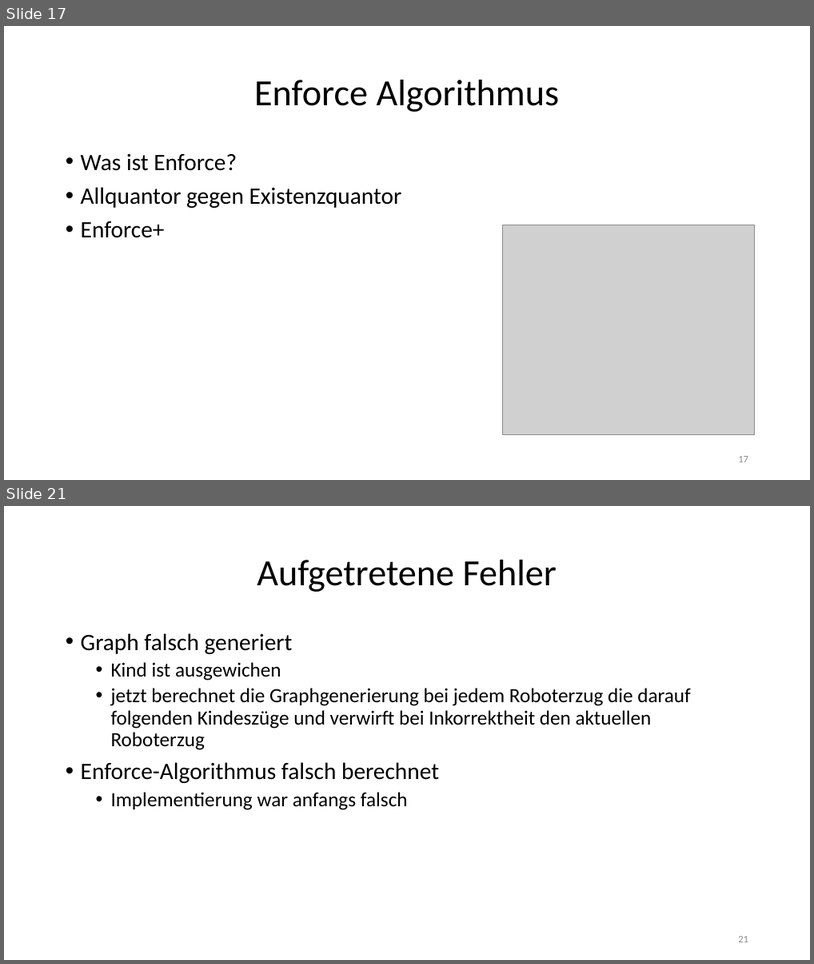
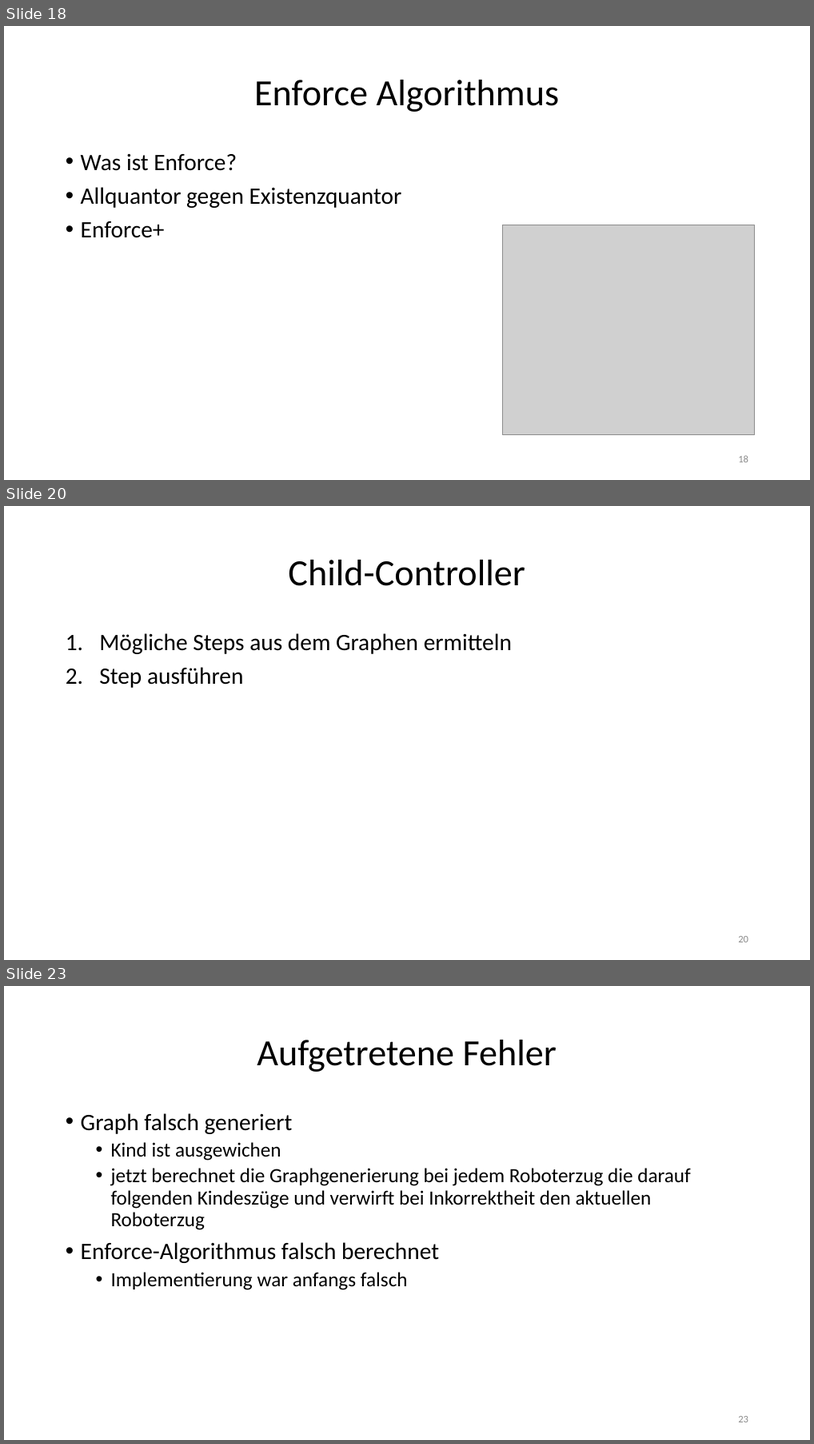
Before and after one commit to jhbruhn/fmes, a slide deck: Dokumentation/Roboter.pptx. Shown one above the other, each under a label of ours: slides 17 and 21 before the commit, slides 18, 20 and 23 after it; the slides between them are not shown. The pictures are 814x964 and 814x1444 pixels, drawn with LibreOffice and Linux fonts; fonts in the diff are those of the drawing; grey boxes stand for pictures. Boxes give left, top, right and bottom in pixels: in the first picture for what was removed or moved away, otherwise in the second. Text is boxed around its words. In the diff, an @@ line names an element or a change of style, - is before the commit and + after.

Commit message:
praesi COntroller

```diff
--- a/Dokumentation/Roboter.pptx
+++ b/Dokumentation/Roboter.pptx
@@ slide 20 added at [4,506,810,960], background #FFFFFF @@
@@ title added at [288,560,526,586], 44 pt, text #000000 @@
+Child-Controller
@@ text added at [99,633,512,688], 28 pt, text #000000 @@
+1. Mögliche Steps aus dem Graphen ermitteln
+2. Step ausführen
@@ page number added at [738,936,749,942], 12 pt, text #8C8C8C @@
+20
@@ what was slide 17 is now slide 18 @@
@@ page number at [738,455,749,462]: text changed @@
-17
+18
@@ what was slide 21 is now slide 23 @@
@@ page number at [738,1416,749,1422]: text changed @@
-21
+23
```
Also in this commit, not shown: 4 slides changed, 1 other slide added.
